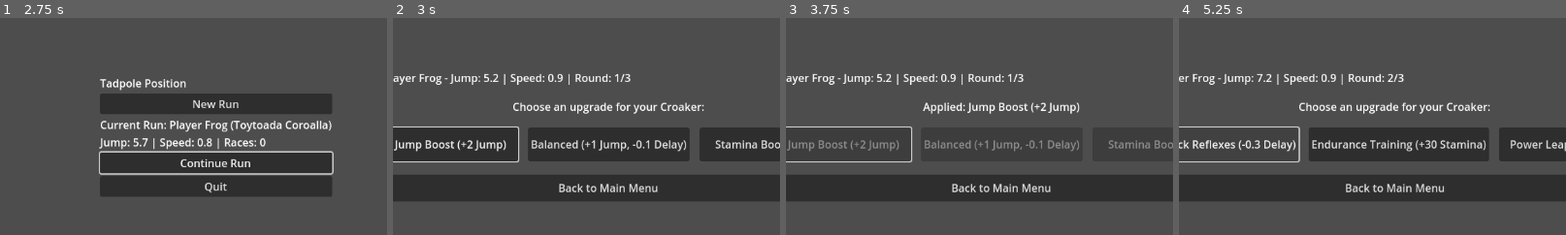
Above: before the commit, frames 1-4 (left to right).
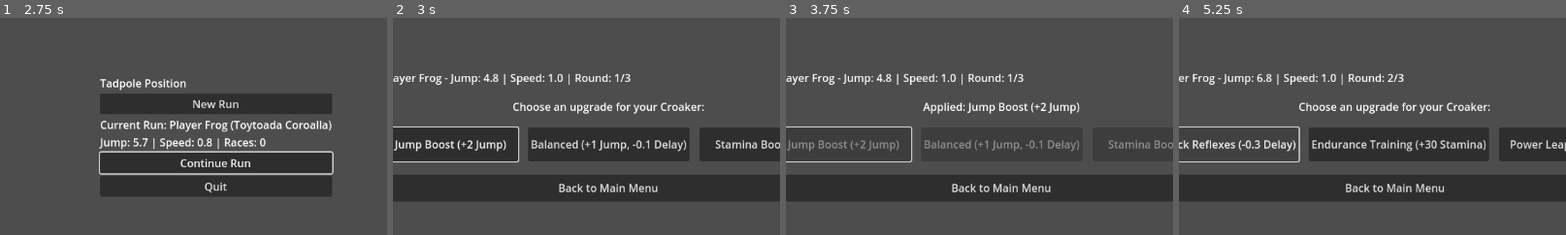
Above: after the commit, the same moments.

Repository: meakelc/tadpole-position
Game: Godot game, scene res://scenes/main_menu.tscn
The game is run twice, just before and just after one commit, with the same random seed, the same clock (stepped at 60 frames per second) and the same inputs.
Inputs:
- Up to frame 1 (2.75 s): click "New Run" at 0.5 s; click "Balanced (+1 Jump, -0.1 Delay)" at 1.25 s; click "Back to Main Menu" at 2 s
- Up to frame 2 (3 s): click "New Run" at 2.75 s
- Up to frame 3 (3.75 s): click "Jump Boost (+2 Jump)" at 3.5 s
- Up to frame 4 (5.25 s): tap Enter (ui_accept) at 4.25, 4.52, 5 s
The pictures show only the part of the screen within x 22-72%, y 23-73%; the shares and areas given below are measured in that part.

Frame 1 is identical in both runs. In frame 2, 0.1% of the frame differs, in the area x 23-44%, y 25-30%; in frame 3, 0.1%; in frame 4, 0.1%, in the area x 20-41%, y 25-30%.

Commit message:
RunManager: Increased AI racer default to 15, updated generation function to check for dupes, adjusted RaceResults nonpodium rows to fit more racers

Diff:
--- a/scenes/game_flow/race.gd
+++ b/scenes/game_flow/race.gd
@@ -14,9 +14,9 @@
 
 # Track settings
 const TRACK_WIDTH := 1000
-const RACER_HEIGHT := 40
+const RACER_HEIGHT := 25
 const RACER_BASE_WIDTH := 60
-const LANE_HEIGHT := 60
+const LANE_HEIGHT := 35
 const FINISH_LINE := TRACK_WIDTH - 50
 
 # Race state
--- a/scenes/game_flow/race_results.tscn
+++ b/scenes/game_flow/race_results.tscn
@@ -140,7 +140,7 @@
 layout_mode = 2
 
 [node name="PlacementLabel" type="Label" parent="HBoxContainer/NonPodiumPlacements/CroakerInfoRowContainer"]
-custom_minimum_size = Vector2(0, 60)
+custom_minimum_size = Vector2(0, 45)
 layout_mode = 2
 size_flags_horizontal = 3
 text = "4th"
--- a/scripts/core/run_manager.gd
+++ b/scripts/core/run_manager.gd
@@ -16,7 +16,7 @@
 var race_history: Array[Dictionary] = []  # Full race history for the run
 
 # Run configuration
-const DEFAULT_AI_COUNT := 3
+const DEFAULT_AI_COUNT := 15
 const MAX_RACES_PER_RUN := 9  # 3 rounds of 3 races each
 
 # =============================
@@ -201,6 +201,7 @@
 	var max_val = base_value + variance
 	return randf_range(min_val, max_val)
 
+# Enhanced _generate_ai_croakers() method for run_manager.gd
 func _generate_ai_croakers() -> bool:
 	"""Generate AI opponents for the current run using croaker data"""
 	ai_croakers.clear()
@@ -209,48 +210,162 @@
 		print("[RunManager] WARNING: Using fallback AI generation")
 		return _generate_fallback_ai_croakers()
 
-	# AI names for variety
-	var ai_names = ["Speed Demon", "Road Warrior", "Track Master", "Circuit King", "Jump Master"]
+	# Expanded AI names for 15+ unique opponents
+	var ai_names = [
+		"Speed Demon", "Road Warrior", "Track Master", "Circuit King", "Jump Master",
+		"Thunder Hop", "Velocity Viper", "Racing Rocket", "Turbo Toad", "Flash Frog",
+		"Blazing Baron", "Swift Shadow", "Lightning Leap", "Power Prowler", "Dash Duke",
+		"Storm Striker", "Rapid Rebel", "Zoom Zephyr", "Bullet Bounce", "Nitro Knight",
+		"Sonic Speedster", "Warp Warrior", "Hyper Hopper", "Mega Mover", "Ultra Ace"
+	]
+
+	# Shuffle names to ensure variety
 	ai_names.shuffle()
 
-	# Create AI opponents with different brands/models
+	# Get all available brand/model combinations for variety
+	var available_combinations: Array[Dictionary] = []
+	var brands = GameManager.croaker_data.brands
+
+	for brand_id in brands.keys():
+		var brand_data = brands[brand_id]
+		if brand_data.has("models"):
+			for model_id in brand_data.models.keys():
+				available_combinations.append({
+					"brand_id": brand_id,
+					"model_id": model_id
+				})
+
+	# Shuffle combinations to ensure variety
+	available_combinations.shuffle()
+
+	print("[RunManager] Found %d brand/model combinations for AI generation" % available_combinations.size())
+
+	# Create AI opponents with diverse brands/models
 	for i in range(DEFAULT_AI_COUNT):
 		var ai_name = ai_names[i % ai_names.size()]
-		var brand_model = _get_random_brand_model()
-
+
+		# Ensure no duplicate names by adding suffix if needed
+		var original_name = ai_name
+		var name_suffix = 1
+		while _is_name_taken(ai_name):
+			ai_name = "%s %d" % [original_name, name_suffix]
+			name_suffix += 1
+
+		# Select brand/model combination with variety
+		var brand_model: Dictionary
+		if not available_combinations.is_empty():
+			# Use combinations in order to ensure variety, cycle through if we need more than available
+			brand_model = available_combinations[i % available_combinations.size()]
+		else:
+			# Fallback to random selection
+			brand_model = _get_random_brand_model()
+
+		# Create AI croaker
 		if brand_model.brand_id != "" and brand_model.model_id != "":
 			var ai_croaker = create_croaker_from_data(ai_name, brand_model.brand_id, brand_model.model_id)
 			if ai_croaker:
 				ai_croakers.append(ai_croaker)
+				print("[RunManager] Created AI #%d: %s (%s %s)" % [
+					i + 1, ai_croaker.name, ai_croaker.get_brand_name(), ai_croaker.get_model_name()
+				])
 				continue
 
 		# Fallback if specific creation failed
 		print("[RunManager] Fallback: Creating basic AI croaker %s" % ai_name)
 		var ai = _create_fallback_croaker(ai_name)
-		ai.jump_distance = randf_range(4.5, 6.5)
-		ai.action_delay = randf_range(0.8, 1.2)
-		ai.stamina = randf_range(80.0, 120.0)
+		ai.jump_distance = randf_range(4.0, 7.0)  # Wider range for more variety
+		ai.action_delay = randf_range(0.7, 1.3)   # Wider range for more variety
+		ai.stamina = randf_range(75.0, 125.0)     # Wider range for more variety
+
+		# Add some random personality variety for fallback AIs
+		var personalities = ["aggressive", "steady", "efficient", "powerful", "sporty"]
+		ai.personality = personalities[randi() % personalities.size()]
+
 		ai_croakers.append(ai)
 
-	print("[RunManager] Generated %d AI Croakers" % ai_croakers.size())
+	print("[RunManager] Generated %d AI Croakers with diverse stats and brands" % ai_croakers.size())
+
+	# Debug: Print brand variety statistics
+	_debug_print_ai_variety()
+
 	return ai_croakers.size() == DEFAULT_AI_COUNT
 
 func _generate_fallback_ai_croakers() -> bool:
 	"""Generate basic AI croakers if GameManager data is unavailable"""
 	ai_croakers.clear()
 
-	var ai_names = ["Speed Demon", "Road Warrior", "Track Master"]
+	# Use the same expanded names for fallback
+	var ai_names = [
+		"Speed Demon", "Road Warrior", "Track Master", "Circuit King", "Jump Master",
+		"Thunder Hop", "Velocity Viper", "Racing Rocket", "Turbo Toad", "Flash Frog",
+		"Blazing Baron", "Swift Shadow", "Lightning Leap", "Power Prowler", "Dash Duke"
+	]
 
 	for i in range(DEFAULT_AI_COUNT):
 		var ai_name = ai_names[i % ai_names.size()]
+
+		# Ensure unique names
+		var original_name = ai_name
+		var name_suffix = 1
+		while _is_name_taken(ai_name):
+			ai_name = "%s %d" % [original_name, name_suffix]
+			name_suffix += 1
+
 		var ai = _create_fallback_croaker(ai_name)
-		ai.jump_distance = randf_range(4.5, 6.5)
-		ai.action_delay = randf_range(0.8, 1.2)
-		ai.stamina = randf_range(80.0, 120.0)
+		ai.jump_distance = randf_range(4.0, 7.0)
+		ai.action_delay = randf_range(0.7, 1.3)
+		ai.stamina = randf_range(75.0, 125.0)
+
+		# Add personality variety
+		var personalities = ["aggressive", "steady", "efficient", "powerful", "sporty"]
+		ai.personality = personalities[randi() % personalities.size()]
+
 		ai_croakers.append(ai)
 
 	print("[RunManager] Generated %d fallback AI Croakers" % ai_croakers.size())
 	return true
+
+func _is_name_taken(croaker_name: String) -> bool:
+	"""Check if a name is already taken by existing AI croakers or player"""
+
+	# Check against player croaker
+	if current_croaker and current_croaker.name == croaker_name:
+		return true
+
+	# Check against existing AI croakers
+	for ai in ai_croakers:
+		if ai.name == croaker_name:
+			return true
+
+	return false
+
+func _debug_print_ai_variety() -> void:
+	"""Debug function to print AI brand/model variety statistics"""
+	if ai_croakers.is_empty():
+		return
+
+	var brand_count: Dictionary = {}
+	var model_count: Dictionary = {}
+	var personality_count: Dictionary = {}
+
+	for ai in ai_croakers:
+		# Count brands
+		var brand = ai.get_brand_name()
+		brand_count[brand] = brand_count.get(brand, 0) + 1
+
+		# Count models
+		var model = ai.get_full_type_name()
+		model_count[model] = model_count.get(model, 0) + 1
+
+		# Count personalities
+		personality_count[ai.personality] = personality_count.get(ai.personality, 0) + 1
+
+	print("[RunManager] === AI VARIETY STATISTICS ===")
+	print("Total AI Croakers: %d" % ai_croakers.size())
+	print("Brand Distribution: %s" % brand_count)
+	print("Personality Distribution: %s" % personality_count)
+	print("Unique Models: %d" % model_count.size())
+	print("===========================================")
 
 func _get_random_brand_model() -> Dictionary:
 	"""Get a random brand and model combination from GameManager data"""
